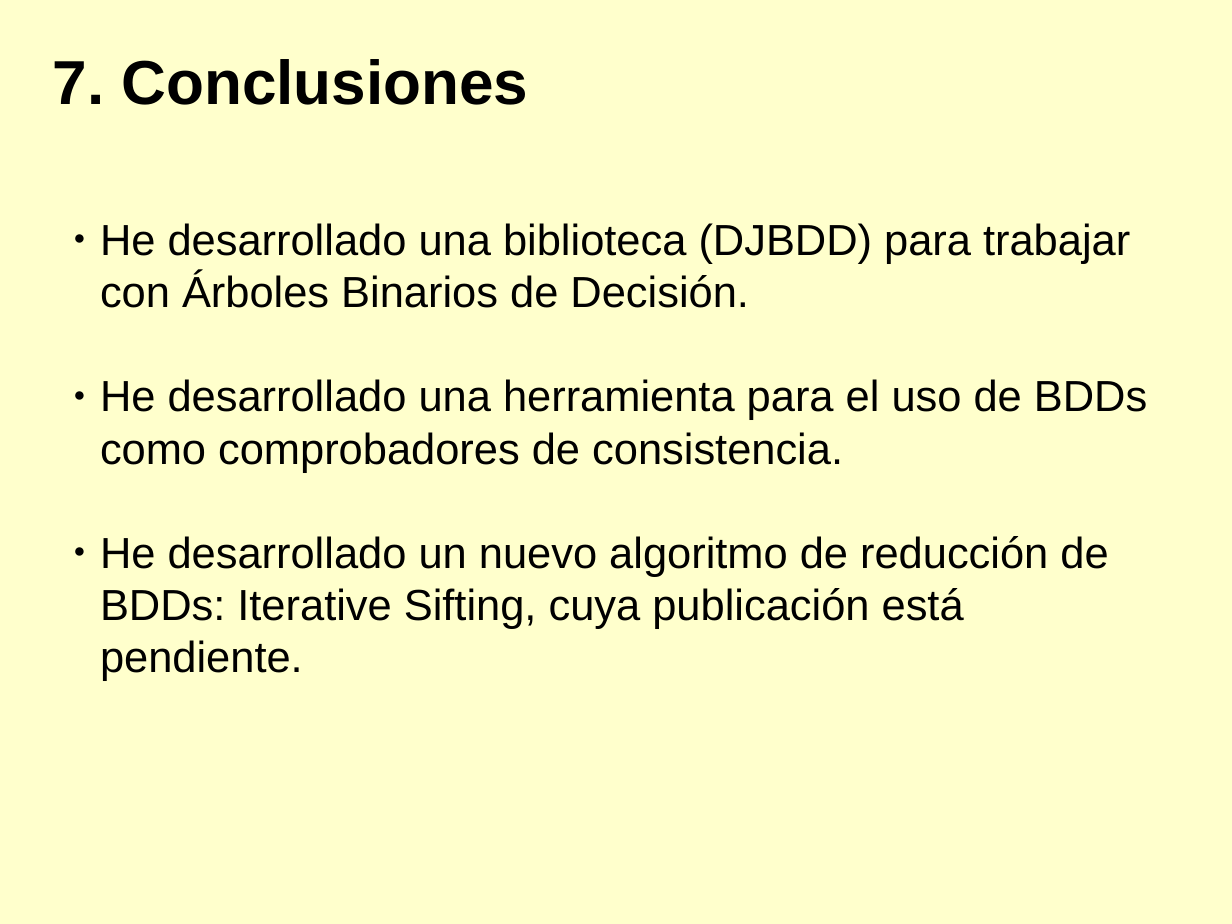
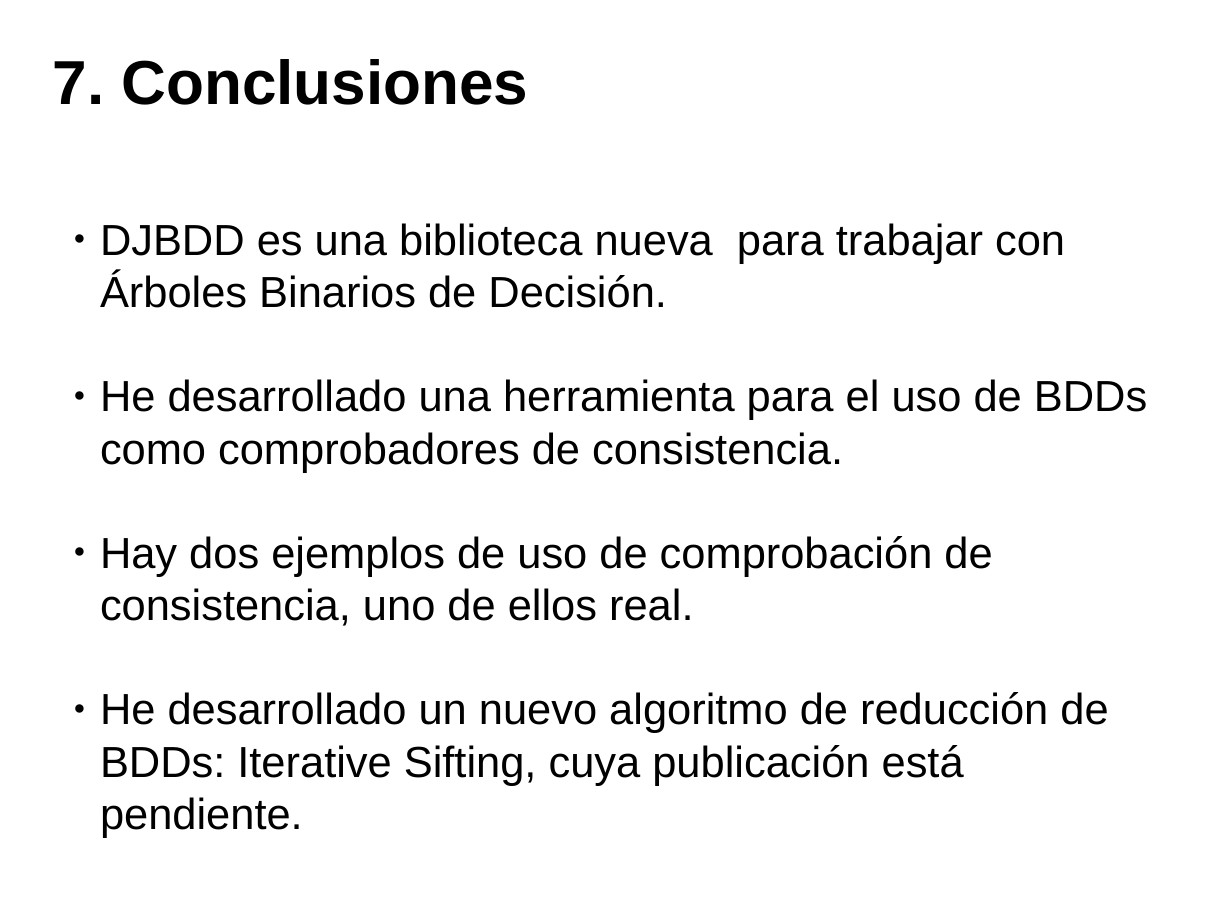
Before and after one commit to diegojromerolopez/djbdd, a slide deck: slide 26 of doc/presentacion.odp (slide 25 before the commit). Drawn at 1232x924 pixels with LibreOffice and Linux fonts; fonts in the diff are those of the drawing. Boxes give left, top, right and bottom in pixels: in the first picture for what was removed or moved away, otherwise in the second. Text is boxed around its words. In the diff, an @@ line names an element or a change of style, - is before the commit and + after.

```diff
--- a/doc/presentacion.odp
+++ b/doc/presentacion.odp
@@ background #FFFFCC to #FFFFFF @@
@@ text at (100,223,1065,308): text changed @@
-● He desarrollado una biblioteca (DJBDD) para trabajar con Árboles Binarios de Decisión.
+● DJBDD es una biblioteca nueva para trabajar con Árboles Binarios de Decisión.
@@ text at (100,536,992,626): paragraph added @@
+● Hay dos ejemplos de uso de comprobación de consistencia, uno de ellos real.
```
Also in this commit, not shown: 22 other slides changed, 3 slides added, 2 slides removed, 3 other files.
